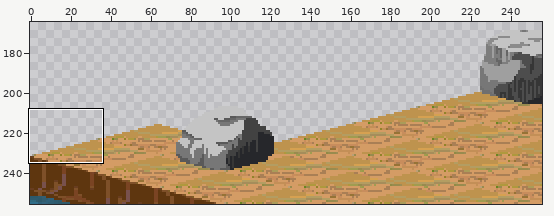
File history of a sprite sheet, Solution/Resource/Ace/Street/front_005.png. Above, an overview of the earlier version with the close-up marked.
Close-up. As it was:
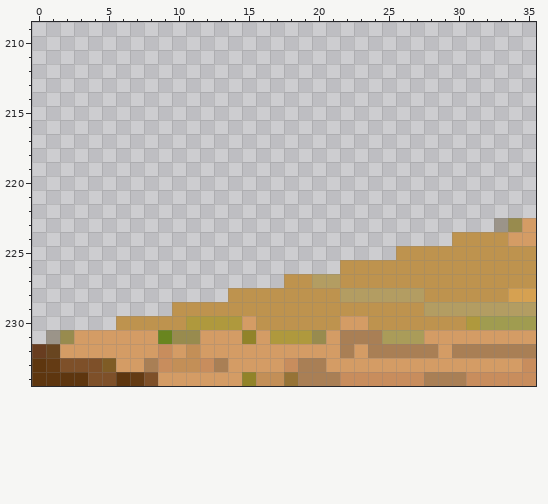
The file is 256x256 pixels. Colours within 5 levels of each other are drawn and written as one. Shown: x 0..35, y 209..234. The wide view leaves out empty margins.
After the commit:
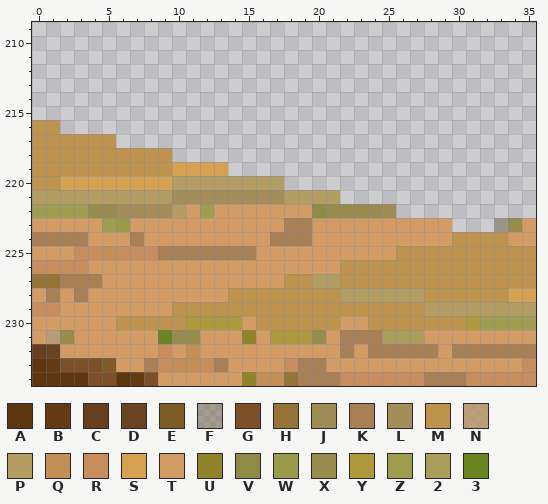
Palette (. is transparent): A #5e360f  B #643b14  C #683d20  D #684520  E #7f5c25  F #6b5c3b6c  G #7e5029  H #967336  J #9f8c55  K #a97f55  L #a58d5b  M #be934e  N #b5925ec5  P #b39d62  Q #c38f57  R #c88d5d  S #d6a151  T #d49c65  U #918329  V #8f8a45  W #999b4a  X #988b4e  Y #af993d  Z #a09c50  2 #aa9c59  3 #69851f
The exact change:
Changed rows in their new state; - is an unchanged pixel.
first column x 0:
216 MM----------------------------
217 MMMMMM------------------------
218 MMMMMMMMMM--------------------
219 MMMMMMMMMMSSSS----------------
220 MMSSSSSSSSPPPPPPPP------------
221 PPPPPPPPPPLLLLLLLLPPPP--------
222 ZZZZXXLLLLPTZTTTTTTTVXXXXJ----
223 TTTTTZWTTTTTTTTTTTKKTTTTTTTTTT
224 KKKKTTTKTTTTTTTTTKKKTTTTTTTTTT
225 TTTRRQRRRKKKKKKKTTTTTTTTTT----
226 RRRRTTTTTTTTTTTTTTTTTT--------
227 HHKKKTTTTTTTTTTTTT------------
228 TKTKTTTTTTTTTT----------------
229 RRTTTTTTTT--------------------
230 TTTTTT------------------------
231 TN----------------------------
Boxes around the changes in both close-ups, in picture pixels (x1, y1, x2, y2):
changed: (32, 120, 452, 344)
